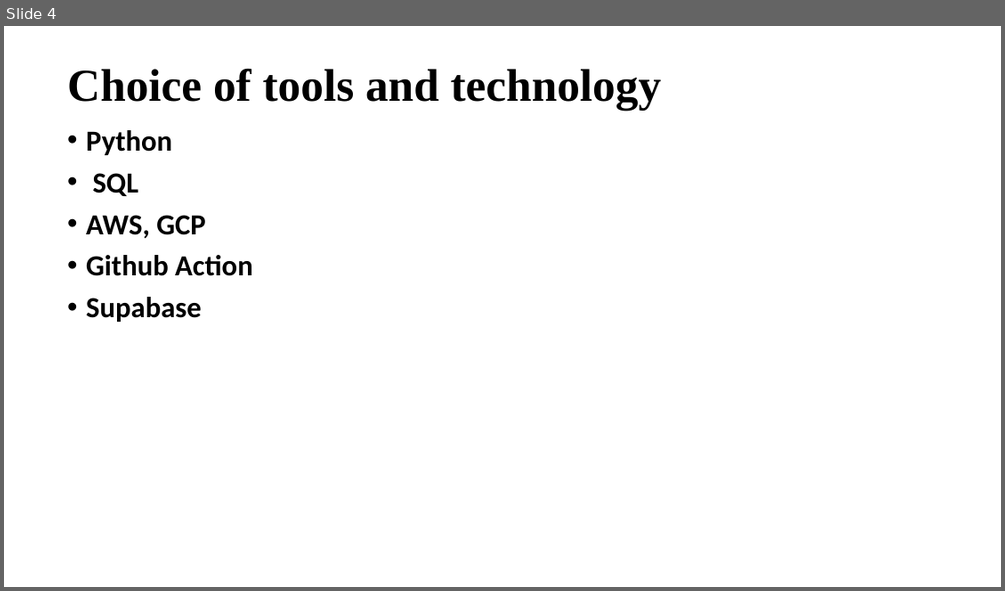
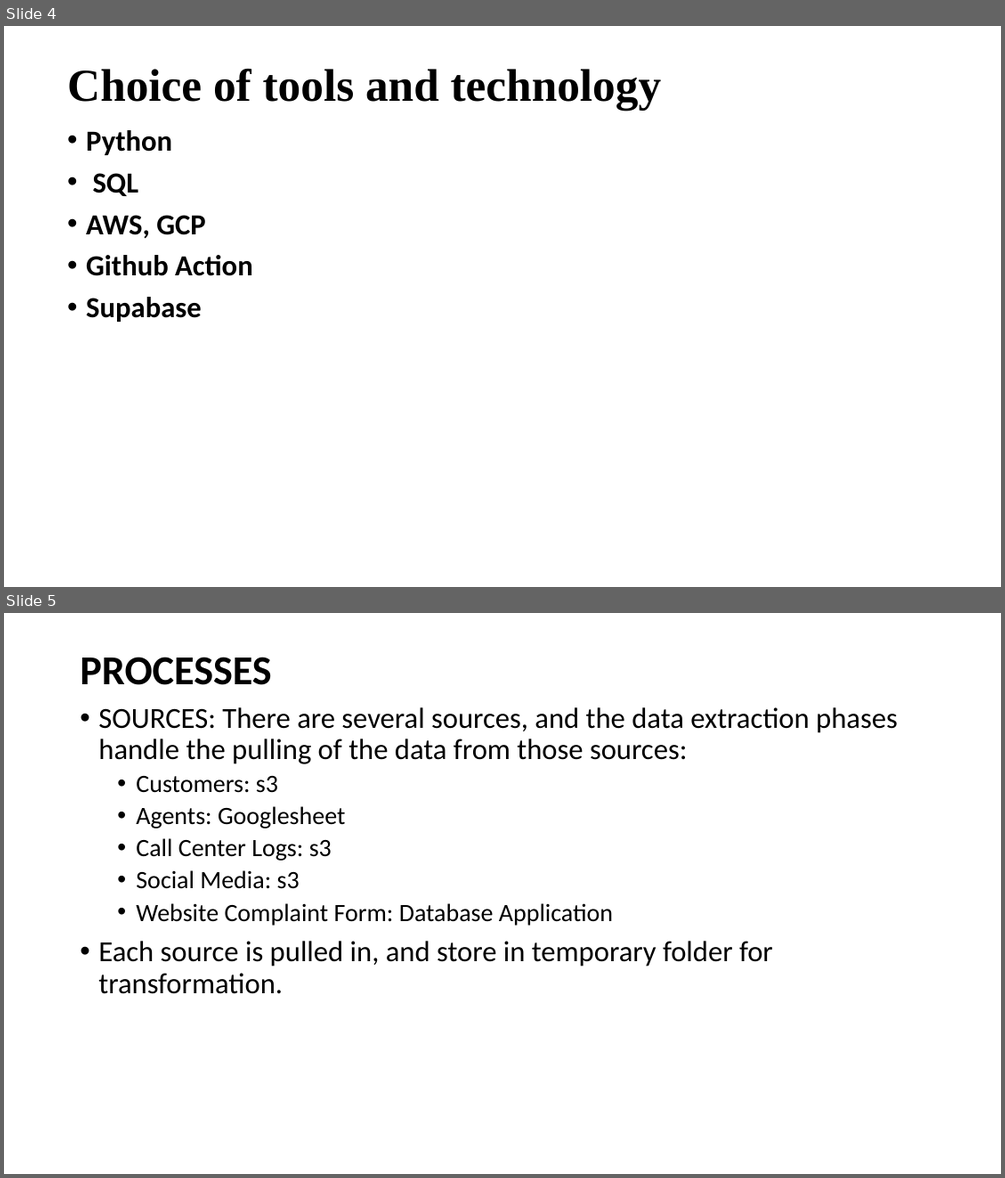
Before and after one commit to JosephItopa/cohort-2-final-de-project, a slide deck: slide/CDE COHORT – 2 PROJECT.pptx. Shown one above the other, each under a label of ours: slide 4 before the commit, slides 4 and 5 after it. The pictures are 1005x591 and 1005x1178 pixels, drawn with LibreOffice and Linux fonts; fonts in the diff are those of the drawing. Boxes give left, top, right and bottom in pixels: in the first picture for what was removed or moved away, otherwise in the second. Text is boxed around its words. In the diff, an @@ line names an element or a change of style, - is before the commit and + after.

```diff
--- a/slide/CDE COHORT – 2 PROJECT.pptx
+++ b/slide/CDE COHORT – 2 PROJECT.pptx
@@ slide 5 added at (4, 613, 1001, 1174), background #FFFFFF @@
@@ title added at (80, 657, 271, 685), 39.6 pt, text #000000, bold @@
+PROCESSES
@@ text added at (98, 707, 898, 994), 28 pt, text #000000 @@
+• SOURCES: There are several sources, and the data extraction phases handle the pulling of the data from those sources:
+  • Customers: s3
+  • Agents: Googlesheet
+  • Call Center Logs: s3
+  • Social Media: s3
+  • Website Complaint Form: Database Application
+• Each source is pulled in, and store in temporary folder for transformation.
```
Also in this commit, not shown: 3 other slides added, 1 slide removed, 3 other files.
